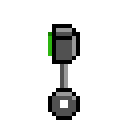
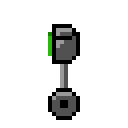
Revision of a layered 128 × 128 image; what changed, layer by layer:
painted on "Layer" over [52, 32, 76, 108]
